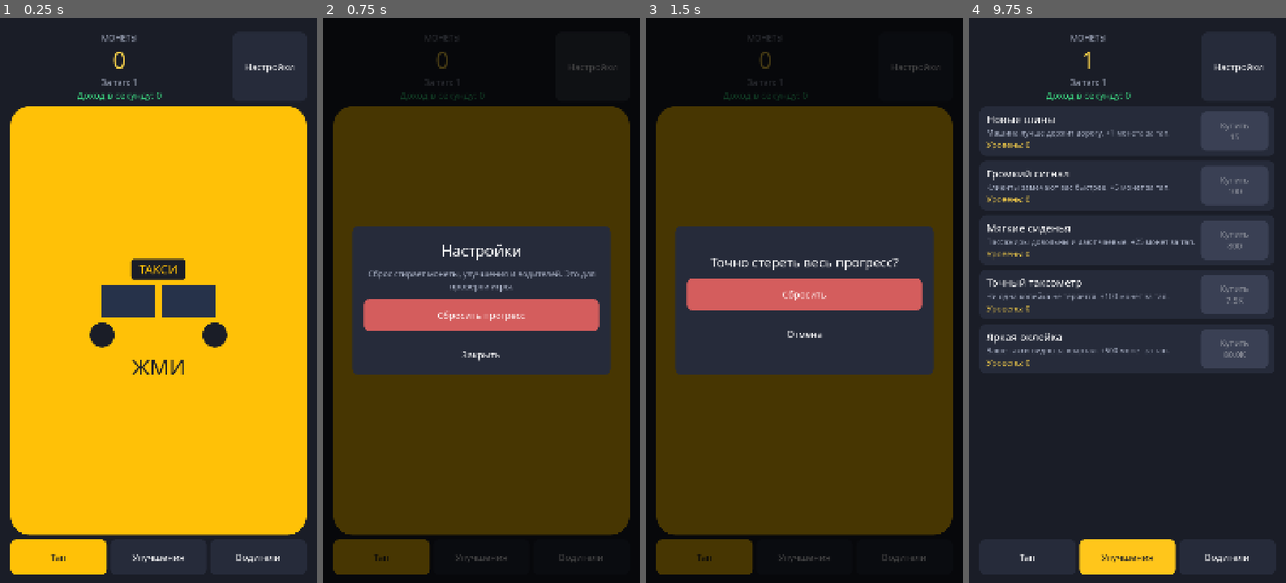
Above: before the commit, frames 1-4 (left to right).
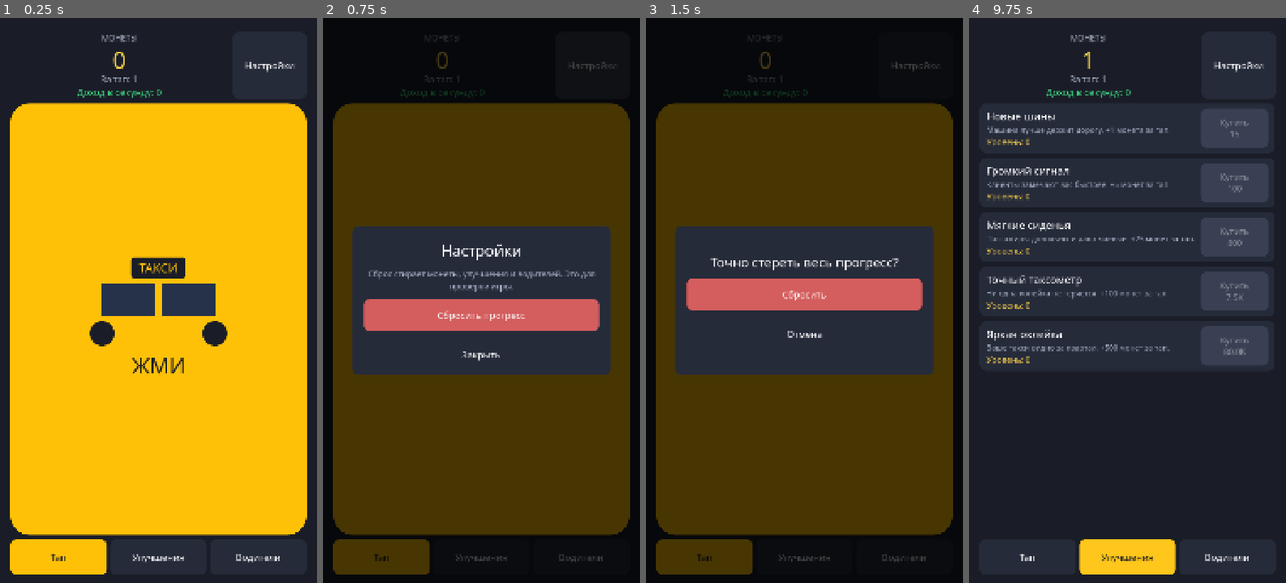
Above: after the commit, the same moments.

Repository: bogdan22807/play1
Game: Godot game, scene res://scenes/main.tscn
The game is run twice, just before and just after one commit, with the same random seed, the same clock (stepped at 60 frames per second) and the same inputs.
Inputs (mouse positions are in pixels of both pictures, inside the frame that each line leads up to; where the layout moved, square brackets give the same spot in the first picture):
- Up to frame 1 (0.25 s): no input
- Up to frame 2 (0.75 s): click "Настройки" at 0.5 s
- Up to frame 3 (1.5 s): click (804, 317) [804, 323] at 1.25 s
- Up to frame 4 (9.75 s): click "Тап" at 2 s; click "Улучшения" at 2.75 s; click "Водители" at 3.5 s; click "Сбросить" at 4.25 s; click "Настройки" at 5 s; click "Сбросить прогресс" at 5.75 s; click "Отмена" at 6.5 s; click "Закрыть" at 7.25 s; click (1127, 317) [1127, 323] at 8 s; click "Тап" at 8.75 s; click "Улучшения" at 9.5 s

The runs differ from the first frame. In frame 1, 1.8% of the frame differs, in the area x 3-97%, y 7-64%; in frame 2, 0.8%; in frame 3, 0.8%; in frame 4, 5.9%, in the area x 5-95%, y 7-62%.

Commit message:
Убрать призрачные цифры в счётчике монет.
Число живёт в одной надписи фиксированного размера и меняется только когда на экране уже другая строка.

Co-authored-by: bogdan22807 <bogdan22807@users.noreply.github.com>

Diff:
--- a/scripts/main.gd
+++ b/scripts/main.gd
@@ -149,11 +149,22 @@
 	caption.add_theme_color_override("font_color", COLOR_MUTED)
 	text_box.add_child(caption)
 
+	# Фиксированная рамка: одна надпись не прыгает по ширине и не оставляет старые цифры.
+	var coin_frame := Control.new()
+	coin_frame.custom_minimum_size = Vector2(0, 100)
+	coin_frame.size_flags_horizontal = Control.SIZE_EXPAND_FILL
+	coin_frame.clip_contents = true
+	text_box.add_child(coin_frame)
+
 	_coins_label = Label.new()
+	_coins_label.set_anchors_and_offsets_preset(Control.PRESET_FULL_RECT)
 	_coins_label.horizontal_alignment = HORIZONTAL_ALIGNMENT_CENTER
+	_coins_label.vertical_alignment = VERTICAL_ALIGNMENT_CENTER
+	_coins_label.clip_contents = true
+	_coins_label.mouse_filter = Control.MOUSE_FILTER_IGNORE
 	_coins_label.add_theme_font_size_override("font_size", 80)
 	_coins_label.add_theme_color_override("font_color", COLOR_GOLD)
-	text_box.add_child(_coins_label)
+	coin_frame.add_child(_coins_label)
 
 	_tap_label = Label.new()
 	_tap_label.horizontal_alignment = HORIZONTAL_ALIGNMENT_CENTER
@@ -762,7 +773,11 @@
 
 
 func _on_coins_changed(value: float) -> void:
-	_coins_label.text = GameState.format_number(value)
+	var text := GameState.format_number(value)
+	# Пока на экране та же строка, подпись не трогаем — иначе цифры двоятся.
+	if _coins_label.text == text:
+		return
+	_coins_label.text = text
 	_refresh_upgrades()
 	_refresh_drivers()
 
